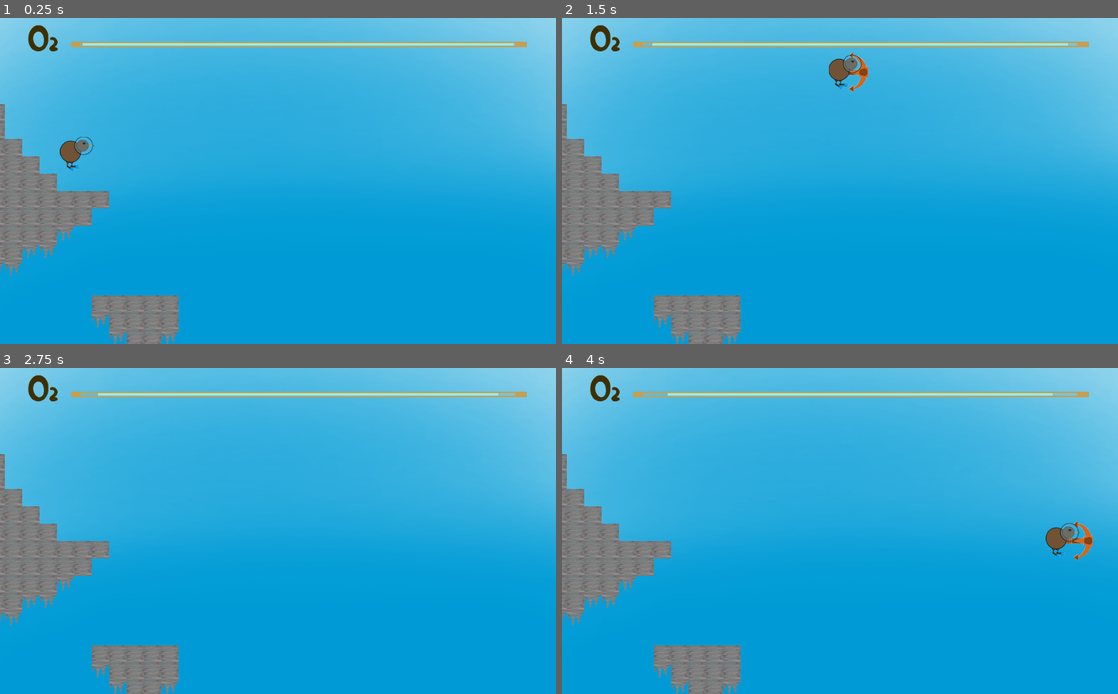
Above: before the commit, frames 1-4 (two rows, left to right).
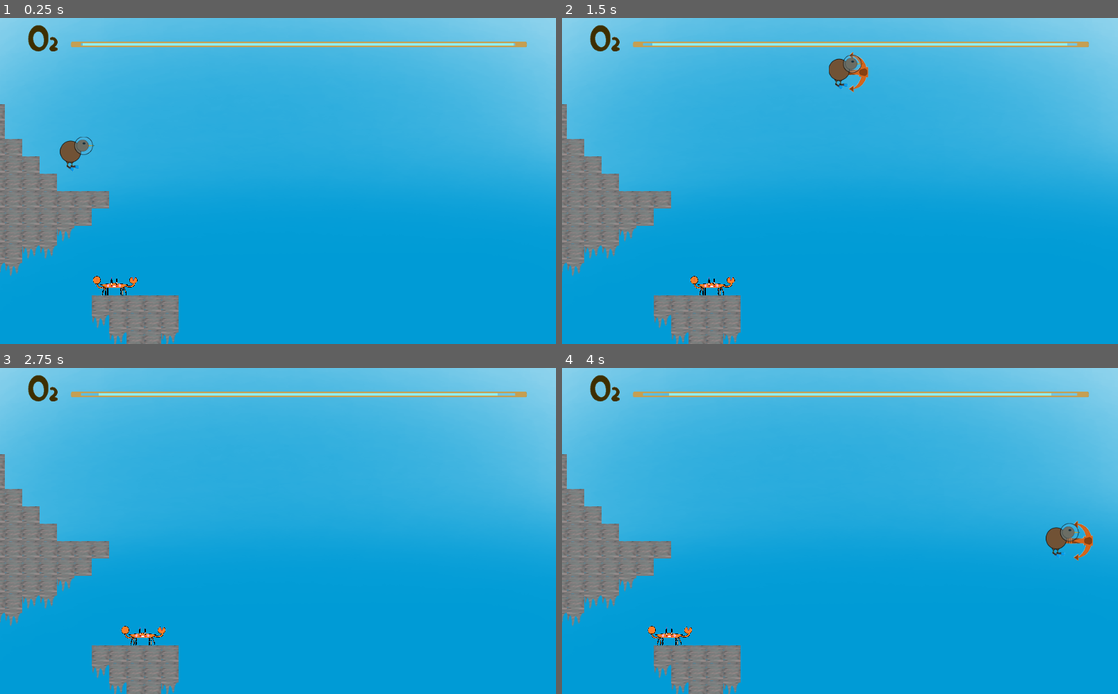
Above: after the commit, the same moments.

Repository: Cpt-Barbosa/CodeGameJam2022
Game: Godot game, scene res://scenes/Game.tscn
Two runs of this game, one before a commit and one after it. Both use one fixed random seed, a clock stepped at 60 frames per second and the inputs below.
Inputs:
- Up to frame 1 (0.25 s): no input
- Up to frame 2 (1.5 s): hold Right (ui_right) from 0.53 s (still down); tap J (attack) at 0.6, 1.35 s; tap Space (jump) at 0.77 s
- Up to frame 3 (2.75 s): tap Space (jump) at 1.52 s; release Right (ui_right) at 2.03 s; hold Left (ui_left) from 2.03 s (still down); tap J (attack) at 2.1 s
- Up to frame 4 (4 s): release Left (ui_left) at 2.78 s; hold Right (ui_right) from 2.78 s (still down); tap J (attack) at 2.85, 3.6 s; tap Space (jump) at 3.02, 3.77 s

The runs differ from the first frame. In frame 1, 0.2% of the frame differs, in the area x 16-25%, y 79-86%; in frame 2, 0.2%, in the area x 23-91%, y 7-86%; in frame 3, 0.2%; in frame 4, 0.2%.

Commit message:
ajout crabe / mort / menu mort / easter egg

Diff:
--- a/scenes/Crabe.gd
+++ b/scenes/Crabe.gd
@@ -1,7 +1,7 @@
 extends KinematicBody2D
 
 export var speed = 300
-var gravity = 10
+var gravity = 100
 var dir = Vector2()
 const FLOOR_NORMAL = Vector2(0,-1)
 export var pas = 100
--- a/scenes/Game.tscn
+++ b/scenes/Game.tscn
@@ -10,6 +10,12 @@
 [ext_resource path="res://sprite/niveau/Algues.png" type="Texture" id=8]
 [ext_resource path="res://sprite/niveau/PIQUE bas.png" type="Texture" id=9]
 [ext_resource path="res://sprite/niveau/PIQUE.png" type="Texture" id=10]
+[ext_resource path="res://sprite/ennemi/crabe/crabe4.png" type="Texture" id=11]
+[ext_resource path="res://sprite/ennemi/crabe/crabe2.png" type="Texture" id=12]
+[ext_resource path="res://sprite/ennemi/crabe/crabe3.png" type="Texture" id=13]
+[ext_resource path="res://sprite/ennemi/crabe/Margelaine_le_Crabe.png" type="Texture" id=14]
+[ext_resource path="res://scenes/Crabe.gd" type="Script" id=15]
+[ext_resource path="res://scenes/Popup.gd" type="Script" id=16]
 
 [sub_resource type="RectangleShape2D" id=5]
 extents = Vector2( 527.5, 10 )
@@ -146,6 +152,17 @@
 } ]
 4/z_index = 0
 
+[sub_resource type="SpriteFrames" id=17]
+animations = [ {
+"frames": [ ExtResource( 12 ), ExtResource( 13 ), ExtResource( 11 ), ExtResource( 14 ), ExtResource( 11 ), ExtResource( 14 ), ExtResource( 13 ), ExtResource( 12 ) ],
+"loop": true,
+"name": "default",
+"speed": 4.0
+} ]
+
+[sub_resource type="CapsuleShape2D" id=18]
+radius = 15.0
+
 [node name="Game" type="Node2D"]
 __meta__ = {
 "_edit_horizontal_guides_": [  ]
@@ -210,3 +227,35 @@
 cell_size = Vector2( 32, 32 )
 format = 1
 tile_data = PoolIntArray( 393215, 1, 0, 458751, 1, 0, 524287, 1, 0, 458752, 1, 0, 589823, 1, 0, 524288, 1, 0, 524289, 1 …(4912 unchanged characters)…
+
+[node name="Crabe" type="KinematicBody2D" parent="."]
+position = Vector2( 189, 491 )
+script = ExtResource( 15 )
+speed = 50
+pas = 120
+
+[node name="AnimatedSprite" type="AnimatedSprite" parent="Crabe"]
+position = Vector2( 4.76837e-07, 0 )
+scale = Vector2( 0.114583, 0.124161 )
+frames = SubResource( 17 )
+
+[node name="CollisionShape2D" type="CollisionShape2D" parent="Crabe"]
+position = Vector2( 0, 3 )
+rotation = 1.5708
+shape = SubResource( 18 )
+
+[node name="Pause" type="Popup" parent="."]
+pause_mode = 2
+margin_right = 40.0
+margin_bottom = 40.0
+script = ExtResource( 16 )
+__meta__ = {
+"_edit_use_anchors_": false
+}
+
+[node name="ColorRect" type="ColorRect" parent="Pause"]
+margin_left = -24.0
+margin_top = -23.0
+margin_right = 1021.0
+margin_bottom = 3451.0
+color = Color( 0, 0, 0, 0.67451 )
--- /dev/null
+++ b/scenes/MenuMort.gd
@@ -0,0 +1,6 @@
+extends Node2D
+
+
+
+func _on_backmenu_pressed():
+	self.get_tree().change_scene("res://scenes/MainMenu.tscn")
--- /dev/null
+++ b/scenes/MenuMort.tscn
@@ -0,0 +1,62 @@
+[gd_scene load_steps=7 format=2]
+
+[ext_resource path="res://sprite/ennemi/requin/requin1.png" type="Texture" id=1]
+[ext_resource path="res://scenes/MenuMort.gd" type="Script" id=2]
+[ext_resource path="res://sprite/bg/background.png" type="Texture" id=3]
+[ext_resource path="res://sprite/joueur/Kiwi_-_gauche_64.png" type="Texture" id=4]
+[ext_resource path="res://sprite/ennemi/crabe/crabe4.png" type="Texture" id=5]
+[ext_resource path="res://sprite/menu/menu mort/texte.png" type="Texture" id=6]
+
+[node name="MenuMort" type="Node2D"]
+script = ExtResource( 2 )
+
+[node name="Background" type="Sprite" parent="."]
+position = Vector2( 515.5, -163 )
+scale = Vector2( 1.43472, 0.442235 )
+texture = ExtResource( 3 )
+
+[node name="Requin1" type="Sprite" parent="."]
+position = Vector2( 1182, 478 )
+rotation = 0.579972
+scale = Vector2( 0.786148, 0.804239 )
+texture = ExtResource( 1 )
+
+[node name="Kiwi-Gauche64" type="Sprite" parent="."]
+position = Vector2( 524, 282 )
+rotation = -3.13153
+scale = Vector2( 1.35442, 1.36174 )
+texture = ExtResource( 4 )
+
+[node name="Requin2" type="Sprite" parent="."]
+position = Vector2( -159, 472 )
+rotation = -0.647131
+scale = Vector2( 0.786148, 0.804239 )
+texture = ExtResource( 1 )
+flip_h = true
+
+[node name="Crabe5" type="Sprite" parent="."]
+position = Vector2( 773, 527 )
+scale = Vector2( 0.361111, 0.449664 )
+texture = ExtResource( 5 )
+
+[node name="Crabe4" type="Sprite" parent="."]
+position = Vector2( 211, 521 )
+scale = Vector2( 0.361111, 0.449664 )
+texture = ExtResource( 5 )
+
+[node name="Texte" type="Sprite" parent="."]
+position = Vector2( 500, 152 )
+scale = Vector2( 1.26359, 1.31333 )
+texture = ExtResource( 6 )
+
+[node name="backmenu" type="Button" parent="."]
+margin_left = 391.0
+margin_top = 386.0
+margin_right = 625.0
+margin_bottom = 451.0
+text = "Retour vers le menu"
+__meta__ = {
+"_edit_use_anchors_": false
+}
+
+[connection signal="pressed" from="backmenu" to="." method="_on_backmenu_pressed"]
--- a/scenes/Popup.gd
+++ b/scenes/Popup.gd
@@ -1,6 +1,7 @@
 extends Popup
 
 var pause = false
+var Easter_Egg = []
 
 func _input(event):
 	if Input.is_action_just_pressed("ui_cancel") && !pause:
@@ -11,3 +12,20 @@
 		pause = false
 		self.hide()
 		get_tree().paused = false
+
+func _physics_process(delta):
+	if pause:
+		if Input.is_action_just_pressed("ui_down"):
+			Easter_Egg.append("down")
+		elif Input.is_action_just_pressed("ui_left"):
+			Easter_Egg.append("left")
+		elif Input.is_action_just_pressed("ui_up"):
+			Easter_Egg.append("up")
+		elif Input.is_action_just_pressed("ui_right"):
+			Easter_Egg.append("right")
+
+		if Easter_Egg == ["up","up","down","down","left","right","left","right"]:
+			Easter_Egg = []
+			print("Easter_Egg")
+	else:
+		Easter_Egg = []
--- a/scripts/barreOxy.gd
+++ b/scripts/barreOxy.gd
@@ -6,11 +6,12 @@
 export var perte = 0.05
 
 func _physics_process(delta):
-	valeurActu -= (perte* valeurActu / 100)
+	valeurActu -= (perte* TailleMax / 100)
 	self.get_child(0).transform.x = valeurActu
 
 	if self.get_child(0).transform.x.x <= 0:
 		BarreVide()
+		self.get_tree().change_scene("res://scenes/MenuMort.tscn")
 
 func BarreVide():
 	Est_Vide = true
Not shown: 1 places in scenes/Game.tscn that only renumber resources
Binary file changed: sprite/ennemi/crabe/Margelaine_le_Crabe.png
Binary file added: sprite/ennemi/crabe/crabe2.png
Not shown, added: sprite/ennemi/crabe/crabe2.png.import
Binary file added: sprite/ennemi/crabe/crabe3.png
Not shown, added: sprite/ennemi/crabe/crabe3.png.import
Binary file added: sprite/ennemi/crabe/crabe4.png
Not shown, added: sprite/ennemi/crabe/crabe4.png.import
Binary file added: sprite/menu/menu mort/texte.png
Not shown, added: sprite/menu/menu mort/texte.png.import
